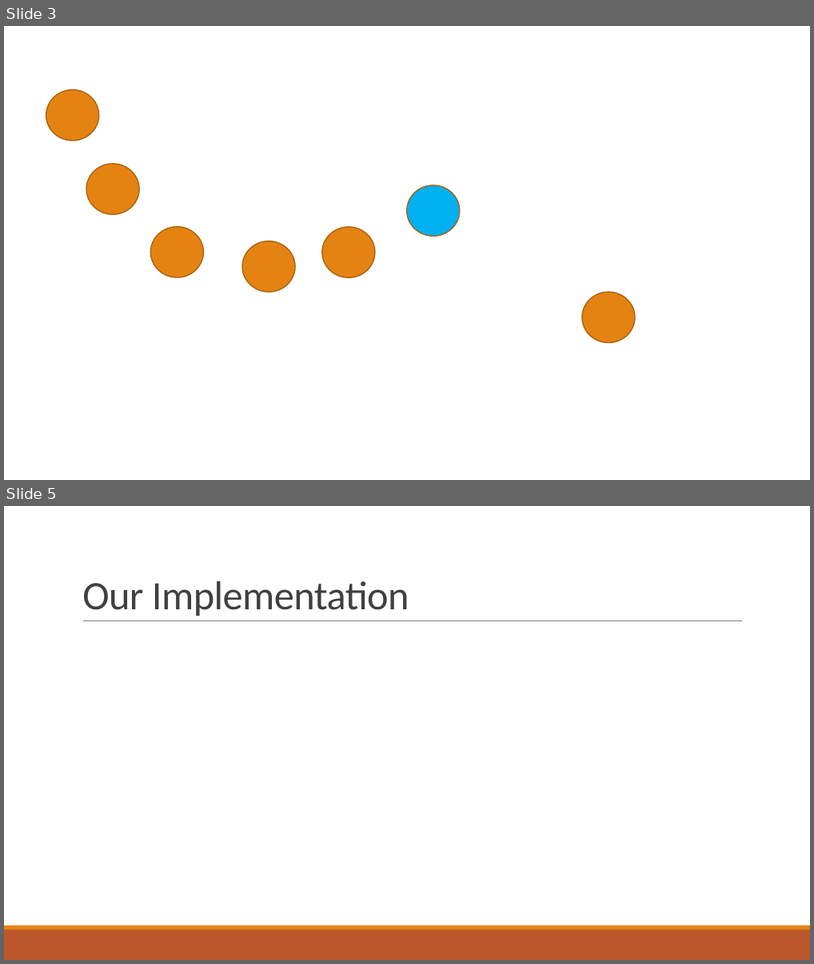
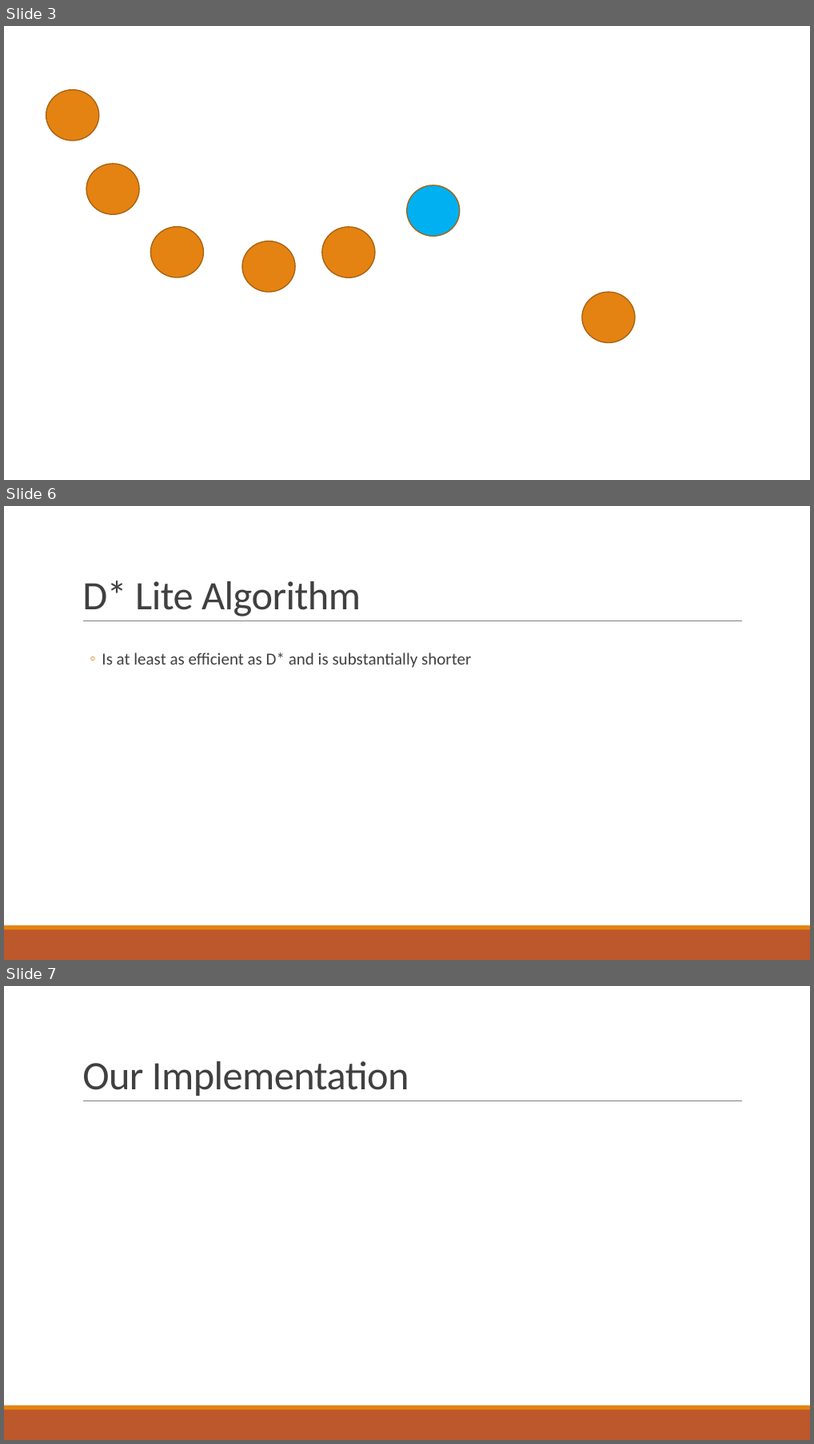
Before and after one commit to Doomerdinger/Motion-Planning, a slide deck: Presentation Material/Presentation.pptx. Shown one above the other, each under a label of ours: slides 3 and 5 before the commit, slides 3, 6 and 7 after it; the slides between them are not shown. The pictures are 814x964 and 814x1444 pixels, drawn with LibreOffice and Linux fonts; fonts in the diff are those of the drawing. Boxes give left, top, right and bottom in pixels: in the first picture for what was removed or moved away, otherwise in the second. Text is boxed around its words. In the diff, an @@ line names an element or a change of style, - is before the commit and + after.

Commit message:
Updated presentation

```diff
--- a/Presentation Material/Presentation.pptx
+++ b/Presentation Material/Presentation.pptx
@@ slide 6 added at [4, 506, 810, 960], background #FFFFFF; not listed: 3 template elements that a slide beside it also shows @@
@@ title added at [82, 580, 361, 616], 48 pt, text #404040 @@
+D* Lite Algorithm
@@ text added at [102, 652, 471, 668], 20 pt, text #404040 @@
+  ◦ Is at least as efficient as D* and is substantially shorter
@@ what was slide 5 is now slide 7 @@
```
Also in this commit, not shown: 1 slide changed, 1 other slide added, 1 other file.
